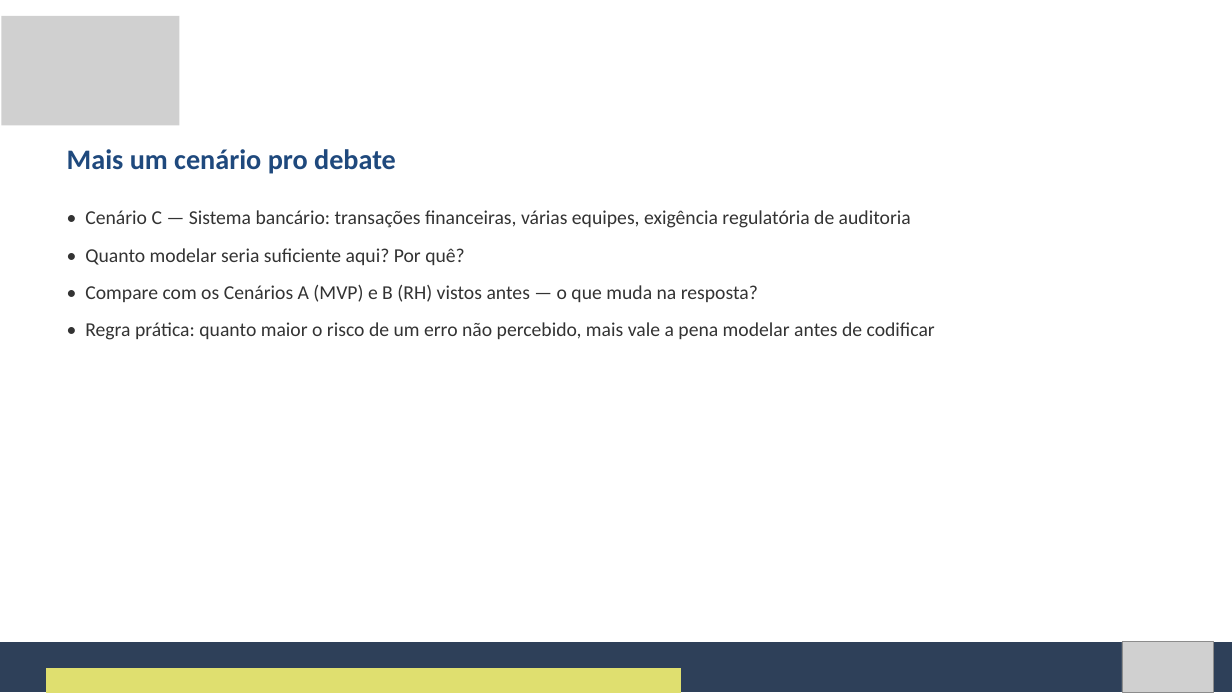
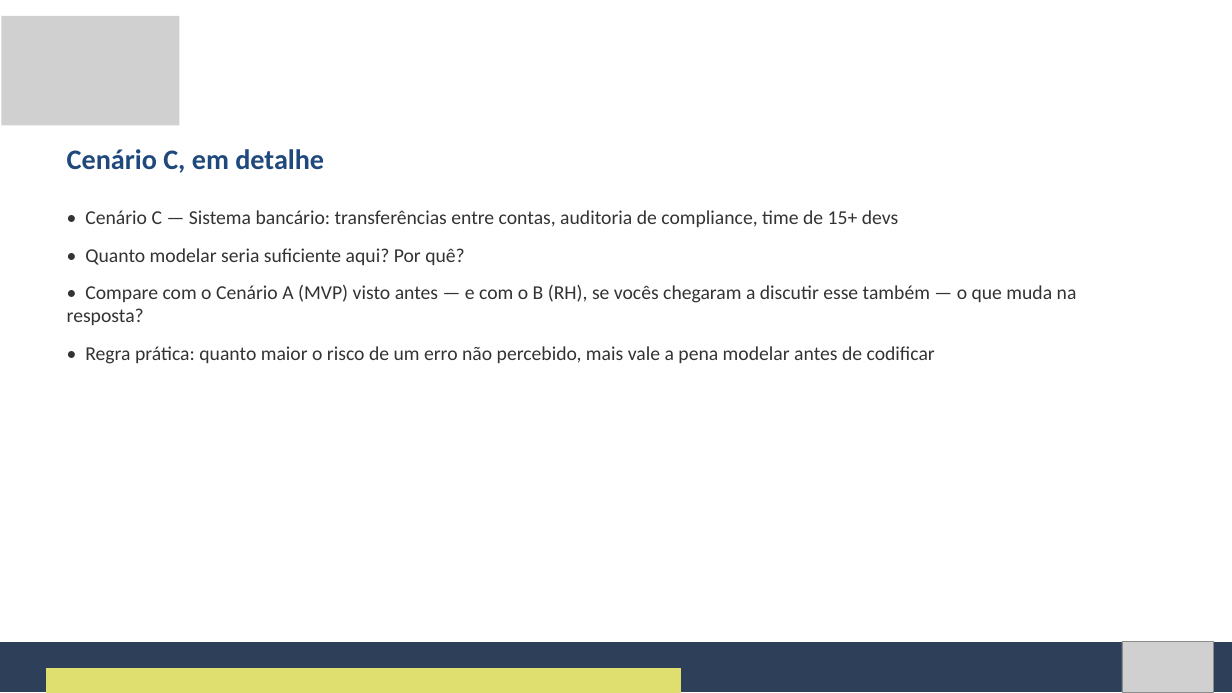
Before and after one commit to Natan20/Curso-Modelagem-De-Sistemas-Material, a slide deck: slide 24 of Aula 03 - 11-09-2026/Aula 3 - Slides.pptx (slide 20 before the commit). Drawn at 1232x693 pixels with LibreOffice and Linux fonts; fonts in the diff are those of the drawing; grey boxes stand for pictures. Boxes give left, top, right and bottom in pixels: in the first picture for what was removed or moved away, otherwise in the second. Text is boxed around its words. In the diff, an @@ line names an element or a change of style, - is before the commit and + after.

Commit message:
Amplia Apostila e Slides da Aula 3 para 104 slides
Adiciona exemplos e aprofundamentos por toda a aula (cenarios extras
de debate, exemplos com Biblioteca/Academia, panorama ilustrado dos
diagramas de Estados/Componentes/Objetos/Implantacao com print
visual, PlantUML, atalhos do draw.io, mini-exercicios com gabarito) e
estende a atividade de classificacao de 6 para 8 itens.

```diff
--- a/Aula 03 - 11-09-2026/Aula 3 - Slides.pptx
+++ b/Aula 03 - 11-09-2026/Aula 3 - Slides.pptx
@@ text at (67,149,324,173): text changed @@
-Mais um cenário pro debate
+Cenário C, em detalhe
@@ text at (85,210,899,227): text changed @@
-• Cenário C — Sistema bancário: transações financeiras, várias equipes, exigência regulatória de auditoria
+• Cenário C — Sistema bancário: transferências entre contas, auditoria de compliance, time de 15+ devs
@@ text at (67,285,1077,325): text changed @@
-• Compare com os Cenários A (MVP) e B (RH) vistos antes — o que muda na resposta?
+• Compare com o Cenário A (MVP) visto antes — e com o B (RH), se vocês chegaram a discutir esse também — o que muda na resposta?
```
Also in this commit, not shown: 8 other slides changed, 34 slides added, 2 other files.
